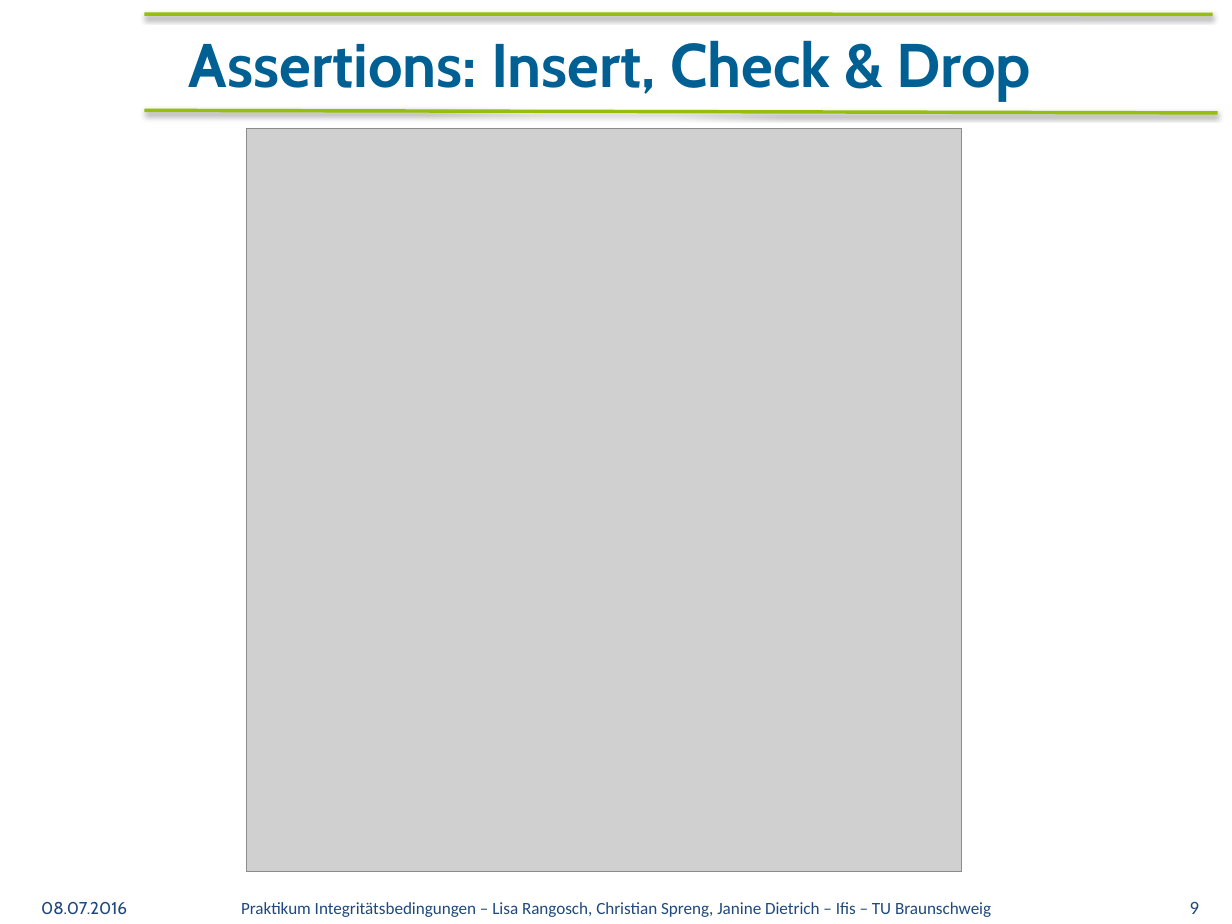
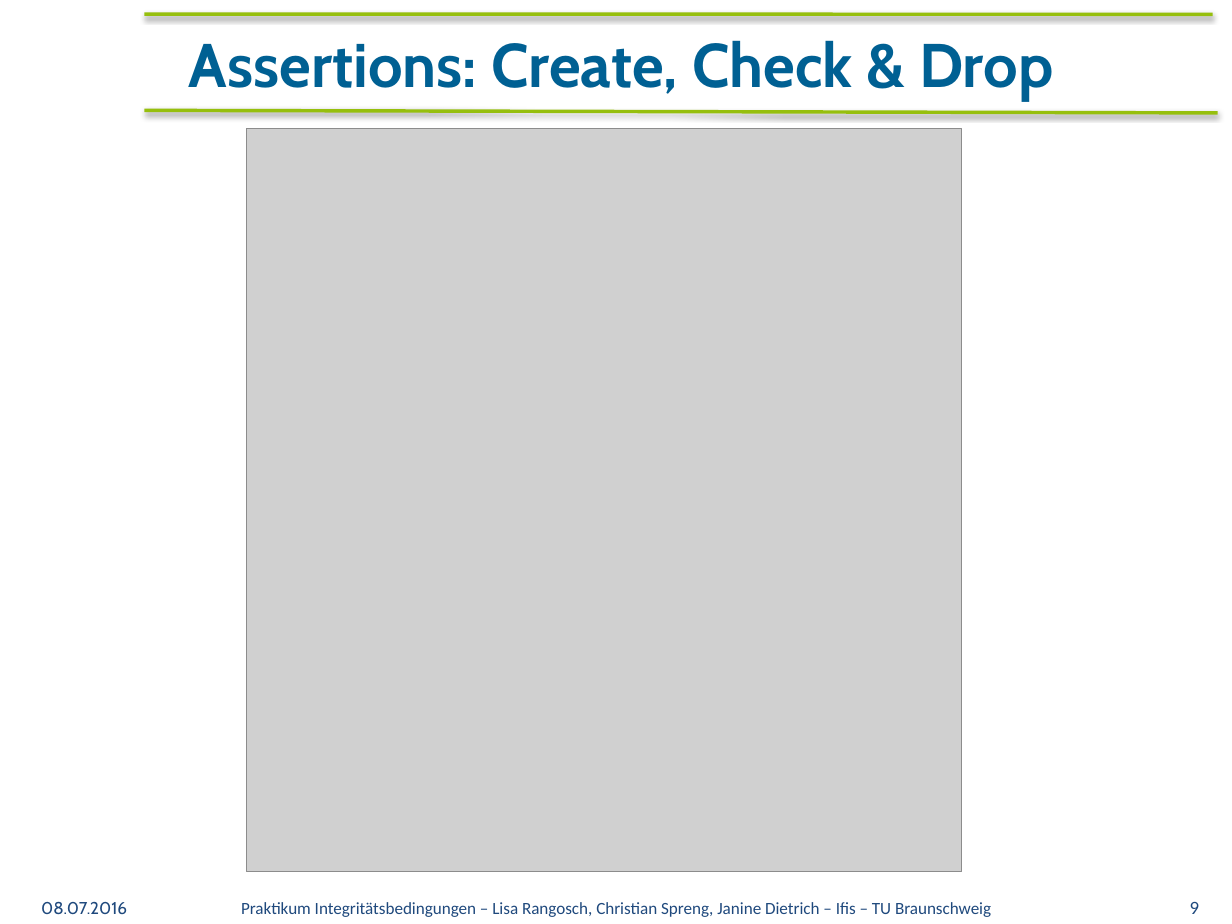
Before and after one commit to overfly42/db-lab, a slide deck: slide 9 of Präsentation/Präsentation_IC 2.pptx. Drawn at 1232x924 pixels with LibreOffice and Linux fonts; fonts in the diff are those of the drawing; grey boxes stand for pictures; background and template pictures are left out. Boxes give left, top, right and bottom in pixels: in the first picture for what was removed or moved away, otherwise in the second. Text is boxed around its words. In the diff, an @@ line names an element or a change of style, - is before the commit and + after.

```diff
--- a/Präsentation/Präsentation_IC 2.pptx
+++ b/Präsentation/Präsentation_IC 2.pptx
@@ title at <box>189,40,1053,101</box>: text changed @@
-Assertions: Insert, Check & Drop
+Assertions: Create, Check & Drop
```
Also in this commit, not shown: 1 other file.
